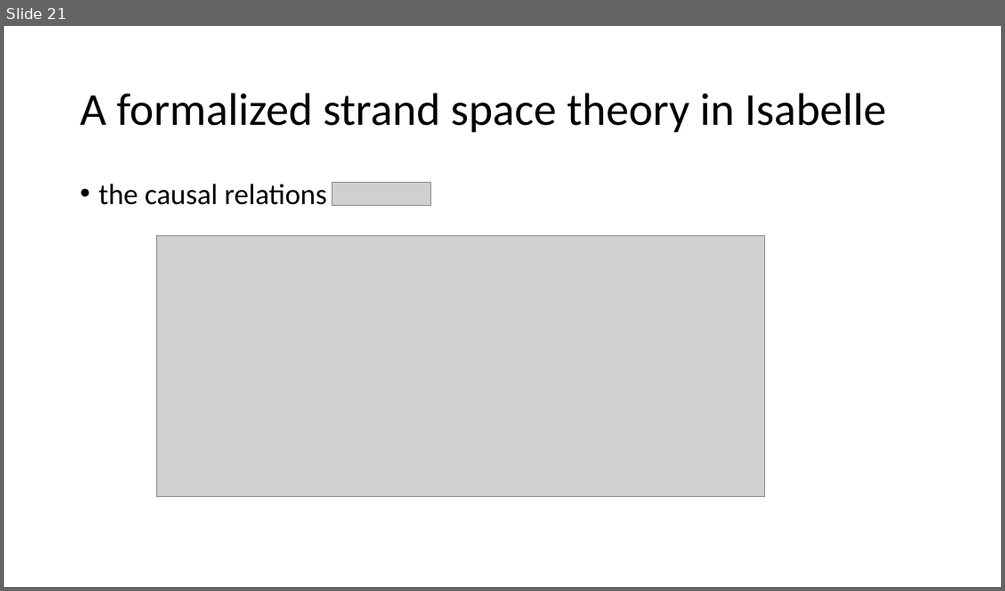
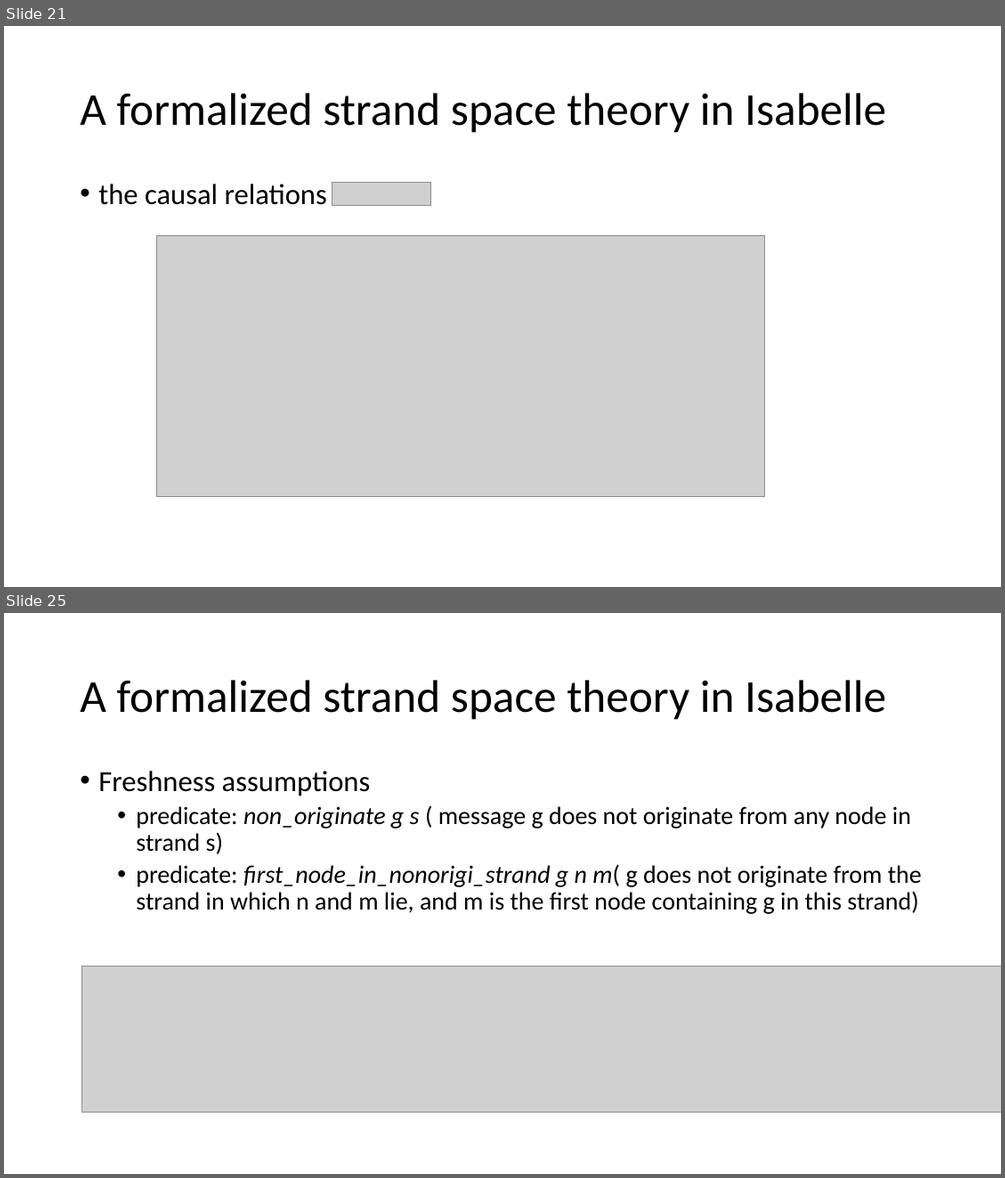
Before and after one commit to bacmive/paper_notes, a slide deck: notes7-strand space.pptx. Shown one above the other, each under a label of ours: slide 21 before the commit, slides 21 and 25 after it; the slides between them are not shown. The pictures are 1005x591 and 1005x1178 pixels, drawn with LibreOffice and Linux fonts; fonts in the diff are those of the drawing; grey boxes stand for pictures. Boxes give left, top, right and bottom in pixels: in the first picture for what was removed or moved away, otherwise in the second. Text is boxed around its words. In the diff, an @@ line names an element or a change of style, - is before the commit and + after.

Commit message:
strand

```diff
--- a/notes7-strand space.pptx
+++ b/notes7-strand space.pptx
@@ slide 25 added at [4, 613, 1001, 1174], background #FFFFFF @@
@@ title added at [80, 680, 886, 720], 44 pt, text #000000 @@
+A formalized strand space theory in Isabelle
@@ text added at [98, 771, 922, 914], 24 pt, text #000000 @@
+• Freshness assumptions
+  • predicate: non_originate g s ( message g does not originate from any node in strand s)
+  • predicate: first_node_in_nonorigi_strand g n m( g does not originate from the strand in which n and m lie, and m is the first node containing g in this strand)
@@ picture added at [81, 966, 1001, 1111] @@
```
Also in this commit, not shown: 1 slide changed, 6 other slides added.
